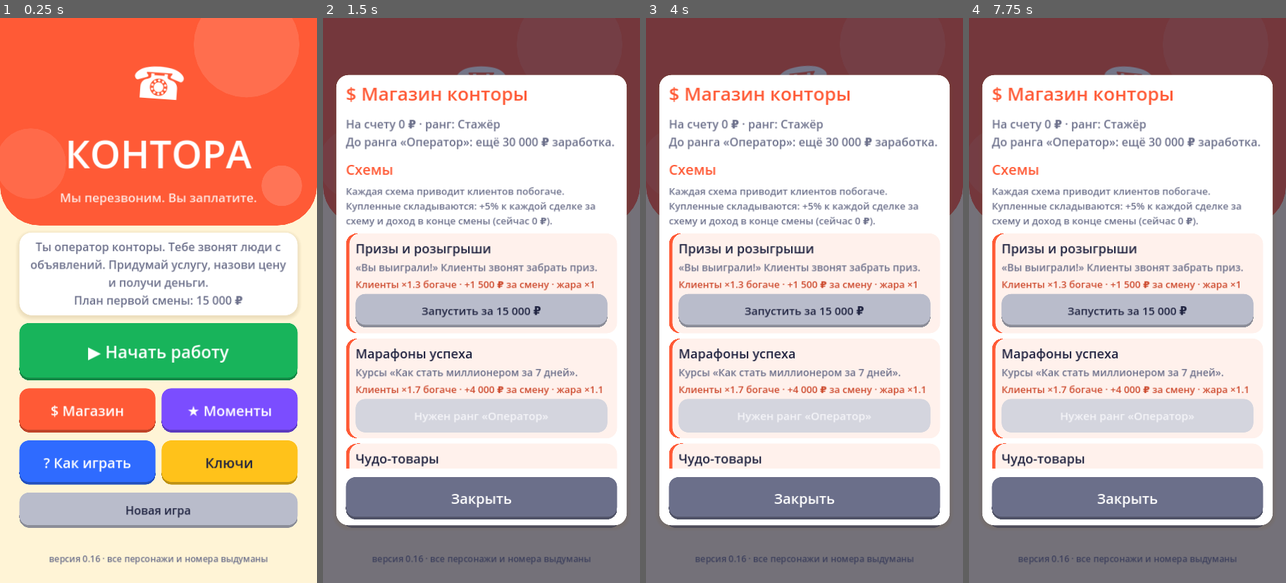
Above: before the commit, frames 1-4 (left to right).
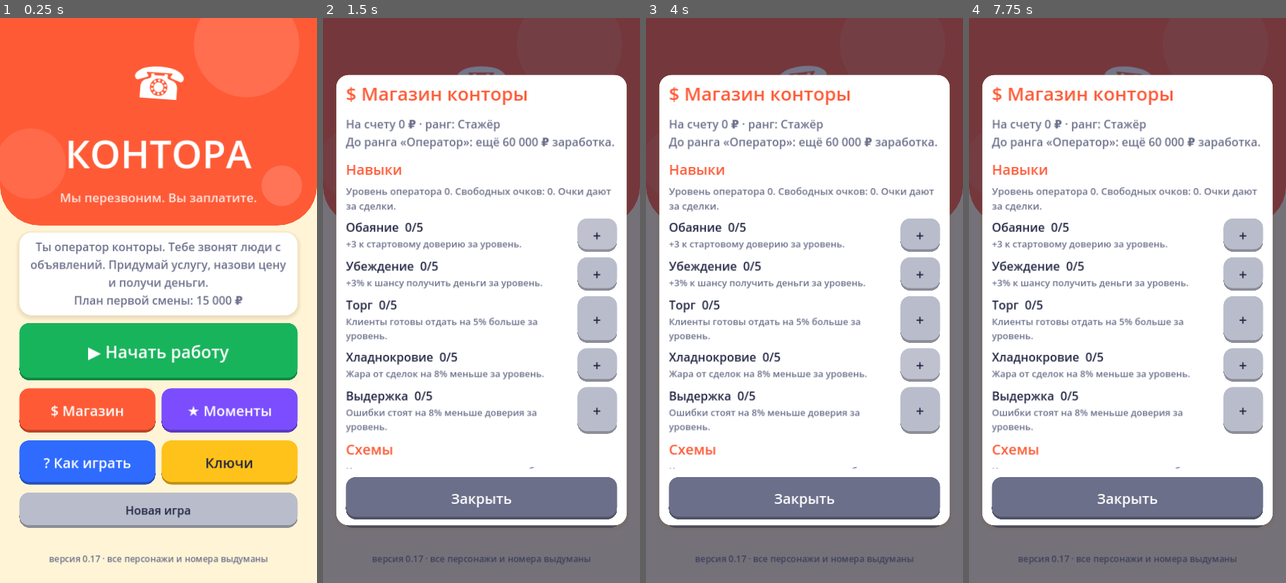
Above: after the commit, the same moments.

Repository: kokazolik/scumai
Game: Godot game, scene res://main.tscn
Two runs of this game, one before a commit and one after it. Both use one fixed random seed, a clock stepped at 60 frames per second and the inputs below.
Inputs (mouse positions are in pixels of both pictures, inside the frame that each line leads up to):
- Up to frame 1 (0.25 s): no input
- Up to frame 2 (1.5 s): click "$ Магазин" at 0.5 s; click (598, 232) at 1.25 s, where only the run after the commit has a clickable "+"
- Up to frame 3 (4 s): click (921, 272) at 2 s, where only the run after the commit has a clickable "+"; click (921, 317) at 2.75 s, where only the run after the commit has a clickable "+"; click (921, 362) at 3.5 s, where only the run after the commit has a clickable "+"
- Up to frame 4 (7.75 s): click (1244, 407) at 4.25 s, where only the run after the commit has a clickable "+"; click "▶ Начать работу" at 5 s; click "▶ Начать работу" at 5.75 s; click "? Как играть" at 6.5 s; click "? Как играть" at 7.25 s

The runs differ from the first frame. In frame 1, less than 0.1% of the frame differs, in the area x 30-32%, y 95-97%; in frame 2, 19%; in frame 3, 19%; in frame 4, 19%, in the area x 7-93%, y 21-97%.

Commit message:
v0.17: баланс на 20 часов, навыки, 8 рангов, 10 схем, финал «Король скама»
Co-Authored-By: Claude Opus 5.5 <noreply@anthropic.com>
Claude-Session: https://claude.ai/code/session_01Asjs6gV3ucSs4DgrwBz737

Diff:
--- a/scripts/desktop.gd
+++ b/scripts/desktop.gd
@@ -4,11 +4,11 @@
 ## переписка, поле ввода с микрофоном, кнопки), платёжный терминал,
 ## итоги смены с «прикольными моментами». Весь интерфейс собирается кодом.
 
-const VERSION := "0.16"
+const VERSION := "0.17"
 const SAVE_PATH := "user://save.cfg"
 const SHIFT_CALLS := 8       # звонков в смене
 const FIRST_QUOTA := 15000   # план первой смены, ₽
-const QUOTA_GROWTH := 1.3    # на сколько растёт план каждую выполненную смену
+const QUOTA_GROWTH := 1.08    # на сколько растёт план каждую выполненную смену
 const INPUT_MIN_H := 96
 const INPUT_MAX_H := 300
 
@@ -45,6 +45,9 @@
 var upgrades: Dictionary = {}  # купленные улучшения {id: уровень}
 var schemes: Array = ["repair"]  # купленные схемы
 var pay_methods: Array = ["card", "phone"]  # купленные способы оплаты
+var skills: Dictionary = {}    # навыки оператора {id: уровень}
+var play_seconds := 0.0
+var finale_shown := false
 var dictated_gift := ""
 var pinned_gift_btn: Button
 var cur_scheme: Dictionary = {}
@@ -159,7 +162,7 @@
 
 func _save() -> void:
 	var c := ConfigFile.new()
-	for k in ["balance", "deals", "shift", "quota", "shift_earned", "shift_calls", "total_calls", "best_shift", "shift_log", "last_moments", "earned_total", "heat", "raids", "upgrades", "schemes", "pay_methods"]:
+	for k in ["balance", "deals", "shift", "quota", "shift_earned", "shift_calls", "total_calls", "best_shift", "shift_log", "last_moments", "earned_total", "heat", "raids", "upgrades", "schemes", "pay_methods", "skills", "play_seconds", "finale_shown"]:
 		c.set_value("game", k, get(k))
 	c.save(SAVE_PATH)
 
@@ -168,7 +171,7 @@
 	var c := ConfigFile.new()
 	if c.load(SAVE_PATH) != OK:
 		return
-	for k in ["balance", "deals", "shift", "quota", "shift_earned", "shift_calls", "total_calls", "best_shift", "shift_log", "last_moments", "earned_total", "heat", "raids", "upgrades", "schemes", "pay_methods"]:
+	for k in ["balance", "deals", "shift", "quota", "shift_earned", "shift_calls", "total_calls", "best_shift", "shift_log", "last_moments", "earned_total", "heat", "raids", "upgrades", "schemes", "pay_methods", "skills", "play_seconds", "finale_shown"]:
 		if c.has_section_key("game", k):
 			set(k, c.get_value("game", k))
 
@@ -185,6 +188,7 @@
 	shift_earned = 0; shift_calls = 0; total_calls = 0; best_shift = 0
 	shift_log = []; last_moments = []
 	earned_total = 0; heat = 0; raids = 0; upgrades = {}; schemes = ["repair"]; pay_methods = ["card", "phone"]
+	skills = {}; play_seconds = 0.0; finale_shown = false
 	_clear_chat()
 	_save()
 	_update_balance()
@@ -447,8 +451,8 @@
 	else:
 		menu_play_btn.text = "▶ Начать работу"
 	if _has_progress():
-		menu_stats.text = "%s · смена %d · план %s / %s\nНа счету %s · сделок %d · жара %d%%\nСхем: %d · лучшая смена: %s" % [
-			_rank_name(), shift, _rub(shift_earned), _rub(quota), _rub(balance), deals, heat, schemes.size(), _rub(best_shift)]
+		menu_stats.text = "%s · ур. %d · смена %d\nПлан %s / %s · на счету %s\nСхем: %d · жара %d%% · в игре %d ч %d мин" % [
+			_rank_name(), Upgrades.operator_level(deals), shift, _rub(shift_earned), _rub(quota), _rub(balance), schemes.size(), heat, int(play_seconds / 3600.0), int(play_seconds / 60.0) % 60]
 	else:
 		menu_stats.text = "Ты оператор конторы. Тебе звонят люди с объявлений. Придумай услугу, назови цену и получи деньги.\nПлан первой смены: " + _rub(FIRST_QUOTA)
 
@@ -478,8 +482,10 @@
 • Списать можно только ту сумму, на которую клиент согласился.
 • Клиент может бросить трубку в любой момент.
 • Микрофон: с бесплатным ключом голоса (меню «Ключи») нажми, скажи фразу, нажми ещё раз, и она отправится. Без ключа откроется диктовка клавиатуры.
-• Жара растёт с каждой сделкой. На 100% будет облава и штраф. Пустые звонки и конец смены её сбивают.
+• Жара растёт с каждой сделкой. На 100% будет облава и штраф. Пустые звонки (−3%) и конец смены (−20%) её сбивают.
 • Способы оплаты из магазина (подарочные карты, криптокошелёк и дальше) позволяют брать суммы крупнее: просто предложи их клиенту в разговоре.
+• За сделки растёт уровень оператора и даются очки навыков (магазин, раздел «Навыки»).
+• Цель игры — стать Королём скама: заработать 80 000 000 ₽.
 • Деньги со счёта тратятся в магазине на новые схемы и улучшения. Схемы приводят клиентов богаче и складываются. Ранг растёт от заработка и открывает новые товары.
 • В конце смены вспомним самые смешные моменты."""
 	var l := _label(text, 26, C_INK, true)
@@ -966,7 +972,16 @@
 	var new_rank := Upgrades.rank_index(earned_total)
 	if new_rank > old_rank:
 		_add_note("★ Новый ранг: %s! В магазине открылись новые улучшения, клиенты стали богаче." % Upgrades.RANKS[new_rank]["name"], C_PURPLE, true)
-	_add_heat(int(round((5 + rub / 1000.0) * float(cur_scheme.get("heat", 1.0)) * float(Upgrades.method(method)["heat"]) * (1.0 - 0.25 * Upgrades.level(upgrades, "lawyer")))))
+	# Жара растёт медленнее суммы (логарифм), иначе на крупных схемах облава была бы после каждой сделки.
+	var h := (3.0 + 3.0 * log(1.0 + rub / 1000.0) / log(10.0)) * float(cur_scheme.get("heat", 1.0)) * float(Upgrades.method(method)["heat"])
+	h *= (1.0 - 0.2 * Upgrades.level(upgrades, "lawyer")) * (1.0 - 0.08 * _skill("cool"))
+	_add_heat(int(round(h)))
+	var lvl_before := Upgrades.operator_level(deals - 1)
+	if Upgrades.operator_level(deals) > lvl_before:
+		_add_note("▲ Уровень оператора %d! Получено очко навыка, потратьте его в магазине." % Upgrades.operator_level(deals), C_BLUE, true)
+	if new_rank == Upgrades.RANKS.size() - 1 and not finale_shown:
+		finale_shown = true
+		call_deferred("_show_finale")
 	_update_balance()
 	_bump(balance_label)
 	_save()
@@ -1087,14 +1102,25 @@
 
 ## Улучшения и ранг меняют звонок: стартовое доверие, шанс, штрафы, бюджет клиента.
 func _apply_upgrades(s: CallSession) -> void:
-	s.trust = clampi(s.trust + 6 * Upgrades.level(upgrades, "script"), 1, CallSession.MAX_TRUST)
-	s.roll_bonus = 8 * Upgrades.level(upgrades, "spoof")
-	s.neg_mult = 0.67 if Upgrades.level(upgrades, "acting") > 0 else 1.0
+	s.trust = clampi(s.trust + 5 * Upgrades.level(upgrades, "script") + 3 * _skill("charm"), 1, CallSession.MAX_TRUST)
+	s.roll_bonus = 5 * Upgrades.level(upgrades, "spoof") + 3 * _skill("persuade")
+	s.neg_mult = (1.0 - 0.2 * Upgrades.level(upgrades, "acting")) * (1.0 - 0.08 * _skill("patience"))
 	var mult: float = Upgrades.RANKS[Upgrades.rank_index(earned_total)]["mult"]
-	if Upgrades.level(upgrades, "office") > 0:
-		mult *= 1.3
-	mult *= float(cur_scheme.get("mult", 1.0)) * (1.0 + 0.05 * (schemes.size() - 1))  # схемы складываются
+	mult *= 1.0 + 0.15 * Upgrades.level(upgrades, "office")
+	mult *= 1.0 + 0.05 * _skill("bargain")
+	mult *= float(cur_scheme.get("mult", 1.0)) * (1.0 + 0.04 * (schemes.size() - 1))  # схемы складываются
 	s.budget = int(round(s.budget * mult / 500.0)) * 500
+
+
+func _skill(id: String) -> int:
+	return int(skills.get(id, 0))
+
+
+func _skill_points() -> int:
+	var spent := 0
+	for k in skills:
+		spent += int(skills[k])
+	return Upgrades.operator_level(deals) - spent
 
 
 ## Жара: каждая сделка привлекает внимание. На 100 — облава.
@@ -1120,6 +1146,18 @@
 	l.custom_minimum_size.x = 580
 	v.add_child(l)
 	v.add_child(_big_button("Работаем дальше", C_ACCENT, func(): m[0].queue_free(), 110))
+
+
+func _show_finale() -> void:
+	var m := _modal()
+	var v: VBoxContainer = m[1]
+	v.add_child(_label("♛ КОРОЛЬ СКАМА", 52, C_YELLOW.darkened(0.25), false, HORIZONTAL_ALIGNMENT_CENTER))
+	var h := int(play_seconds / 3600.0)
+	var mins := int(play_seconds / 60.0) % 60
+	var l := _label("Ты прошёл путь от стажёра до короля телефонного скама.\n\nЗаработано за игру: %s\nСделок: %d · звонков: %d · облав: %d\nВремя в игре: %d ч %d мин\n\nКонтора продолжает работать: можно играть дальше и скупить всё до конца." % [_rub(earned_total), deals, total_calls, raids, h, mins], 27, C_INK, true, HORIZONTAL_ALIGNMENT_CENTER)
+	l.custom_minimum_size.x = 580
+	v.add_child(l)
+	v.add_child(_big_button("Продолжить царствовать", C_GREEN, func(): m[0].queue_free(), 110))
 
 
 func _show_shop() -> void:
@@ -1147,8 +1185,31 @@
 		top.text = "На счету %s · ранг: %s%s" % [_rub(balance), Upgrades.RANKS[r]["name"], nxt]
 		for c in list.get_children():
 			c.queue_free()
+		var pts := _skill_points()
+		list.add_child(_label("Навыки", 32, C_ACCENT))
+		list.add_child(_label("Уровень оператора %d. Свободных очков: %d. Очки дают за сделки." % [Upgrades.operator_level(deals), pts], 22, C_MUTED, true))
+		for skd in Upgrades.SKILLS:
+			var sl := _skill(skd["id"])
+			var srow := HBoxContainer.new()
+			srow.add_theme_constant_override("separation", 10)
+			var sinfo := VBoxContainer.new()
+			sinfo.size_flags_horizontal = Control.SIZE_EXPAND_FILL
+			sinfo.add_child(_label("%s  %d/%d" % [skd["name"], sl, Upgrades.SKILL_MAX], 27, C_INK, true))
+			sinfo.add_child(_label(skd["desc"], 21, C_MUTED, true))
+			srow.add_child(sinfo)
+			var skid: String = skd["id"]
+			var plus := _big_button("+", C_BLUE if (pts > 0 and sl < Upgrades.SKILL_MAX) else Color("b9bccb"), func():
+				if _skill_points() <= 0 or _skill(skid) >= Upgrades.SKILL_MAX:
+					return
+				skills[skid] = _skill(skid) + 1
+				_save()
+				holder[0].call(), 76)
+			plus.custom_minimum_size.x = 90
+			plus.size_flags_horizontal = Control.SIZE_SHRINK_END
+			srow.add_child(plus)
+			list.add_child(srow)
 		list.add_child(_label("Схемы", 32, C_ACCENT))
-		list.add_child(_label("Каждая схема приводит клиентов побогаче. Купленные складываются: +5%% к каждой сделке за схему и доход в конце смены (сейчас %s)." % _rub(Upgrades.passive_income(schemes)), 22, C_MUTED, true))
+		list.add_child(_label("Каждая схема приводит клиентов побогаче. Купленные складываются: +4%% к бюджету клиентов за схему и доход в конце смены (сейчас %s)." % _rub(Upgrades.passive_income(schemes)), 22, C_MUTED, true))
 		for sc_item in Upgrades.SCHEMES:
 			if sc_item["price"] == 0:
 				continue
@@ -1467,7 +1528,8 @@
 	session = null
 	var ok := shift_earned >= quota
 	best_shift = maxi(best_shift, shift_earned)
-	var next_quota := int(round(quota * QUOTA_GROWTH / 500.0)) * 500 if ok else quota
+	# План растёт на 8%, но не меньше 60% от заработанного в этой смене, чтобы не отставать от игрока.
+	var next_quota := int(round(maxf(quota * QUOTA_GROWTH, shift_earned * 0.6) / 500.0)) * 500 if ok else quota
 	# Старые схемы приносят доход, только если смена вообще работала: весь при выполненном плане, половину иначе.
 	var passive := 0 if shift_earned <= 0 else (Upgrades.passive_income(schemes) if ok else Upgrades.passive_income(schemes) / 2)
 	if passive > 0:
@@ -1492,7 +1554,7 @@
 	dots.tween_property(wait, "modulate:a", 1.0, 0.5)
 
 	var log_copy := shift_log.duplicate(true)
-	heat = maxi(0, heat - 15)
+	heat = maxi(0, heat - 20)
 	# Сразу закрываем смену в сохранении, чтобы итог не потерялся при выходе.
 	if ok:
 		shift += 1
@@ -1601,6 +1663,8 @@
 
 
 func _process(_delta: float) -> void:
+	if menu and not menu.visible:
+		play_seconds += _delta
 	if recorder and recorder.recording:
 		var sec := int(recorder.elapsed())
 		status_label.text = "● Запись %d:%02d · нажмите микрофон, чтобы отправить" % [sec / 60, sec % 60]
--- a/scripts/upgrades.gd
+++ b/scripts/upgrades.gd
@@ -4,22 +4,41 @@
 ## Уровни улучшений хранятся в сохранении: {"id": уровень}.
 
 const LIST := [
-	{"id": "script", "name": "Методичка продаж", "desc": "Клиенты начинают разговор с доверием выше на 6 за уровень.", "prices": [6000, 18000], "rank": 0},
-	{"id": "coffee", "name": "Кофемашина", "desc": "+1 звонок в смене за уровень: больше шансов закрыть план.", "prices": [9000, 25000], "rank": 0},
-	{"id": "spoof", "name": "Подменный номер банка", "desc": "Шанс получить карту или перевод выше на 8% за уровень.", "prices": [12000, 32000], "rank": 1},
-	{"id": "lawyer", "name": "Свой адвокат", "desc": "Жара растёт на 25% медленнее за уровень.", "prices": [15000, 40000], "rank": 1},
-	{"id": "base", "name": "Слитая база клиентов", "desc": "Перед звонком видно, сколько у клиента денег и на что он ведётся.", "prices": [25000], "rank": 2},
-	{"id": "acting", "name": "Курсы актёрского мастерства", "desc": "Ошибки в разговоре стоят на треть меньше доверия.", "prices": [35000], "rank": 2},
-	{"id": "office", "name": "Офис в бизнес-центре", "desc": "Звонят клиенты побогаче: бюджет выше на 30%.", "prices": [60000], "rank": 3},
+	{"id": "script", "name": "Методичка продаж", "desc": "Клиенты начинают разговор с доверием выше на 5 за уровень.", "prices": [4000, 22000, 110000, 550000, 2750000], "rank": 0},
+	{"id": "coffee", "name": "Кофемашина", "desc": "+1 звонок в смене за уровень: больше шансов закрыть план.", "prices": [16000, 220000, 3300000], "rank": 0},
+	{"id": "spoof", "name": "Подменный номер банка", "desc": "Шанс получить деньги выше на 5% за уровень.", "prices": [27000, 165000, 1100000], "rank": 1},
+	{"id": "lawyer", "name": "Свой адвокат", "desc": "Жара растёт на 20% медленнее за уровень.", "prices": [33000, 275000, 2200000], "rank": 1},
+	{"id": "base", "name": "Слитая база клиентов", "desc": "Перед звонком видно, сколько у клиента денег и на что он ведётся.", "prices": [165000], "rank": 2},
+	{"id": "acting", "name": "Курсы актёрского мастерства", "desc": "Ошибки в разговоре стоят на 20% меньше доверия за уровень.", "prices": [220000, 1650000], "rank": 2},
+	{"id": "office", "name": "Офис побольше", "desc": "Звонят клиенты побогаче: бюджет +15% за уровень.", "prices": [825000, 4400000, 22000000], "rank": 3},
 ]
 
+## Навыки оператора. Очки дают за сделки (уровень = √(сделки × 2)), тратятся бесплатно.
+const SKILLS := [
+	{"id": "charm", "name": "Обаяние", "desc": "+3 к стартовому доверию за уровень."},
+	{"id": "persuade", "name": "Убеждение", "desc": "+3% к шансу получить деньги за уровень."},
+	{"id": "bargain", "name": "Торг", "desc": "Клиенты готовы отдать на 5% больше за уровень."},
+	{"id": "cool", "name": "Хладнокровие", "desc": "Жара от сделок на 8% меньше за уровень."},
+	{"id": "patience", "name": "Выдержка", "desc": "Ошибки стоят на 8% меньше доверия за уровень."},
+]
+const SKILL_MAX := 5
+
+
+static func operator_level(deals: int) -> int:
+	return int(sqrt(deals * 2.0))
+
+
 ## Ранги по всем деньгам, заработанным за игру. mult — во сколько раз богаче клиенты.
+## Последний ранг — финал игры (обычно 15-25 часов игры).
 const RANKS := [
 	{"name": "Стажёр", "earned": 0, "mult": 1.0},
-	{"name": "Оператор", "earned": 30000, "mult": 1.2},
-	{"name": "Старший оператор", "earned": 100000, "mult": 1.45},
-	{"name": "Начальник смены", "earned": 250000, "mult": 1.75},
-	{"name": "Директор конторы", "earned": 600000, "mult": 2.1},
+	{"name": "Оператор", "earned": 60000, "mult": 1.15},
+	{"name": "Старший оператор", "earned": 250000, "mult": 1.3},
+	{"name": "Начальник смены", "earned": 1000000, "mult": 1.5},
+	{"name": "Менеджер по продажам", "earned": 4000000, "mult": 1.7},
+	{"name": "Директор конторы", "earned": 12000000, "mult": 1.9},
+	{"name": "Владелец сети контор", "earned": 35000000, "mult": 2.1},
+	{"name": "Король скама", "earned": 80000000, "mult": 2.4},
 ]
 
 
@@ -44,29 +63,38 @@
 
 ## Схемы конторы, от дешёвых к прибыльным. Каждая купленная схема приводит своих клиентов
 ## (бюджет × mult, жара × heat), а все купленные схемы вместе складываются:
-## +5% к каждой сделке за каждую схему и пассивный доход в конце смены.
+## +4% к бюджету клиентов за каждую схему и пассивный доход в конце смены.
 const SCHEMES := [
 	{"id": "repair", "name": "Ремонт на дому", "price": 0, "rank": 0, "mult": 1.0, "heat": 1.0, "passive": 0,
 		"desc": "Стартовая схема: объявления «Ремонт любой техники».",
 		"premise": "объявление о ремонте техники на дому или похожая бытовая услуга"},
-	{"id": "prize", "name": "Призы и розыгрыши", "price": 15000, "rank": 0, "mult": 1.3, "heat": 1.0, "passive": 1500,
+	{"id": "prize", "name": "Призы и розыгрыши", "price": 13000, "rank": 0, "mult": 1.3, "heat": 1.0, "passive": 500,
 		"desc": "«Вы выиграли!» Клиенты звонят забрать приз.",
 		"premise": "сообщение, что он выиграл приз в розыгрыше, и теперь звонит его забрать"},
-	{"id": "courses", "name": "Марафоны успеха", "price": 35000, "rank": 1, "mult": 1.7, "heat": 1.1, "passive": 4000,
+	{"id": "courses", "name": "Марафоны успеха", "price": 49000, "rank": 1, "mult": 1.7, "heat": 1.05, "passive": 1500,
 		"desc": "Курсы «Как стать миллионером за 7 дней».",
 		"premise": "реклама курса или марафона успеха от инфобизнесмена"},
-	{"id": "gadgets", "name": "Чудо-товары", "price": 70000, "rank": 1, "mult": 2.2, "heat": 1.15, "passive": 8000,
+	{"id": "gadgets", "name": "Чудо-товары", "price": 137000, "rank": 2, "mult": 2.1, "heat": 1.1, "passive": 4000,
 		"desc": "Магнитные браслеты, пояса для похудения, «квантовые» фильтры.",
 		"premise": "телемагазин с чудо-товаром: браслет от всех болезней, пояс для похудения и т. п."},
-	{"id": "lottery", "name": "Наследство из-за границы", "price": 140000, "rank": 2, "mult": 3.0, "heat": 1.3, "passive": 16000,
+	{"id": "healer", "name": "Потомственные целители", "price": 330000, "rank": 2, "mult": 2.6, "heat": 1.15, "passive": 9000,
+		"desc": "Снятие порчи по телефону, заряженная вода, обереги.",
+		"premise": "реклама потомственной целительницы, которая снимает порчу и сглаз по телефону"},
+	{"id": "lottery", "name": "Наследство из-за границы", "price": 825000, "rank": 3, "mult": 3.25, "heat": 1.2, "passive": 22000,
 		"desc": "Дальний родственник оставил миллионы, осталось оплатить пошлину.",
 		"premise": "письмо о наследстве от дальнего заграничного родственника"},
-	{"id": "crypto", "name": "Крипто-инвестиции", "price": 300000, "rank": 3, "mult": 4.2, "heat": 1.45, "passive": 35000,
+	{"id": "crypto", "name": "Крипто-инвестиции", "price": 2200000, "rank": 4, "mult": 4.0, "heat": 1.3, "passive": 55000,
 		"desc": "Монета «КонтораКоин» вырастет в 1000 раз. Обязательно.",
 		"premise": "реклама инвестиций в новую криптовалюту с гарантированной доходностью"},
-	{"id": "moon", "name": "Участки на Луне", "price": 650000, "rank": 4, "mult": 6.0, "heat": 1.6, "passive": 80000,
-		"desc": "Элитная недвижимость с видом на Землю. Вершина карьеры.",
+	{"id": "fund", "name": "Инвестфонд «Пирамидон»", "price": 5500000, "rank": 5, "mult": 4.9, "heat": 1.4, "passive": 140000,
+		"desc": "Доходность 300% годовых, приведи друга и получи бонус.",
+		"premise": "реклама инвестиционного фонда с огромной доходностью и бонусами за друзей"},
+	{"id": "moon", "name": "Участки на Луне", "price": 13750000, "rank": 6, "mult": 6.0, "heat": 1.5, "passive": 350000,
+		"desc": "Элитная недвижимость с видом на Землю.",
 		"premise": "реклама продажи элитных участков на Луне с видом на Землю"},
+	{"id": "mars", "name": "Билеты на Марс", "price": 33000000, "rank": 6, "mult": 7.25, "heat": 1.6, "passive": 850000,
+		"desc": "Первый рейс колонистов. Мест мало, бронь только сегодня.",
+		"premise": "реклама продажи билетов на первый пассажирский рейс на Марс"},
 ]
 
 
@@ -109,22 +137,22 @@
 		"desc": "Клиент присылает номер карты, деньги списываешь в терминале."},
 	{"id": "phone", "name": "Перевод по номеру", "price": 0, "rank": 0, "cap": 1.0, "chance": 0, "heat": 1.0, "words": "",
 		"desc": "Диктуешь наш номер, клиент переводит сам."},
-	{"id": "gift", "name": "Подарочные карты", "price": 20000, "rank": 1, "cap": 1.8, "chance": -8, "heat": 0.7,
+	{"id": "gift", "name": "Подарочные карты", "price": 66000, "rank": 1, "cap": 1.4, "chance": -6, "heat": 0.7,
 		"words": "подароч|сертификат|гифт|gift",
 		"act": "купил(а) подарочные карты на эту сумму и сейчас продиктуешь коды (сами коды не пиши)",
-		"desc": "Клиент покупает подарочные карты и диктует коды. Суммы до ×1.8, жара ниже."},
-	{"id": "crypto", "name": "Криптокошелёк", "price": 60000, "rank": 2, "cap": 2.6, "chance": -12, "heat": 0.6,
+		"desc": "Клиент покупает подарочные карты и диктует коды. Суммы до ×1.4, жара ниже."},
+	{"id": "crypto", "name": "Криптокошелёк", "price": 385000, "rank": 2, "cap": 1.8, "chance": -9, "heat": 0.6,
 		"words": "крипт|биткоин|bitcoin|usdt|тезер|кошел[её]к|блокчейн",
 		"act": "перевёл(а) деньги на криптокошелёк",
-		"desc": "Клиент покупает крипту и переводит на наш кошелёк. Суммы до ×2.6, следов почти нет."},
-	{"id": "safe", "name": "«Безопасный счёт»", "price": 150000, "rank": 3, "cap": 4.0, "chance": -18, "heat": 1.4,
+		"desc": "Клиент покупает крипту и переводит на наш кошелёк. Суммы до ×1.8, следов почти нет."},
+	{"id": "safe", "name": "«Безопасный счёт»", "price": 1650000, "rank": 4, "cap": 2.3, "chance": -13, "heat": 1.4,
 		"words": "безопасн\\S* сч[её]т|резервн\\S* сч[её]т|защищ[её]нн\\S* сч[её]т",
 		"act": "перевёл(а) все сбережения на этот счёт",
-		"desc": "Клиент «спасает» все сбережения на наш счёт. Суммы до ×4, но жара выше."},
-	{"id": "loan", "name": "Кредит на клиента", "price": 320000, "rank": 4, "cap": 6.0, "chance": -25, "heat": 1.8,
+		"desc": "Клиент «спасает» все сбережения на наш счёт. Суммы до ×2.3, но жара выше."},
+	{"id": "loan", "name": "Кредит на клиента", "price": 6600000, "rank": 5, "cap": 2.8, "chance": -17, "heat": 1.8,
 		"words": "кредит|займ|за[её]м",
 		"act": "оформил(а) кредит и перевёл(а) деньги",
-		"desc": "Клиент берёт кредит и переводит его нам. Суммы до ×6, уговорить труднее всех."},
+		"desc": "Клиент берёт кредит и переводит его нам. Суммы до ×2.8, уговорить труднее всех."},
 ]
 
 
--- /dev/null
+++ b/tools/balance_design.json
@@ -0,0 +1,220 @@
+{
+ "quota_growth": 1.08,
+ "quota_follow": 0.6,
+ "ranks": [
+  {
+   "name": "Стажёр",
+   "earned": 0,
+   "mult": 1.0
+  },
+  {
+   "name": "Оператор",
+   "earned": 60000,
+   "mult": 1.15
+  },
+  {
+   "name": "Старший оператор",
+   "earned": 250000,
+   "mult": 1.3
+  },
+  {
+   "name": "Начальник смены",
+   "earned": 1000000,
+   "mult": 1.5
+  },
+  {
+   "name": "Менеджер по продажам",
+   "earned": 4000000,
+   "mult": 1.7
+  },
+  {
+   "name": "Директор конторы",
+   "earned": 12000000,
+   "mult": 1.9
+  },
+  {
+   "name": "Владелец сети контор",
+   "earned": 35000000,
+   "mult": 2.1
+  },
+  {
+   "name": "Король скама",
+   "earned": 100000000,
+   "mult": 2.4
+  }
+ ],
+ "schemes": [
+  {
+   "id": "repair",
+   "price": 0,
+   "rank": 0,
+   "mult": 1.0,
+   "passive": 0
+  },
+  {
+   "id": "prize",
+   "price": 13000,
+   "rank": 0,
+   "mult": 1.31,
+   "passive": 800
+  },
+  {
+   "id": "courses",
+   "price": 49000,
+   "rank": 1,
+   "mult": 1.69,
+   "passive": 2500
+  },
+  {
+   "id": "gadgets",
+   "price": 137000,
+   "rank": 2,
+   "mult": 2.12,
+   "passive": 7000
+  },
+  {
+   "id": "healer",
+   "price": 330000,
+   "rank": 2,
+   "mult": 2.62,
+   "passive": 16000
+  },
+  {
+   "id": "lottery",
+   "price": 825000,
+   "rank": 3,
+   "mult": 3.25,
+   "passive": 40000
+  },
+  {
+   "id": "crypto",
+   "price": 2200000,
+   "rank": 4,
+   "mult": 4.0,
+   "passive": 100000
+  },
+  {
+   "id": "fund",
+   "price": 5500000,
+   "rank": 5,
+   "mult": 4.88,
+   "passive": 250000
+  },
+  {
+   "id": "moon",
+   "price": 13750000,
+   "rank": 6,
+   "mult": 6.0,
+   "passive": 600000
+  },
+  {
+   "id": "mars",
+   "price": 33000000,
+   "rank": 6,
+   "mult": 7.25,
+   "passive": 1400000
+  }
+ ],
+ "methods": [
+  {
+   "id": "card",
+   "price": 0,
+   "rank": 0,
+   "cap": 1.0,
+   "chance": 0
+  },
+  {
+   "id": "gift",
+   "price": 66000,
+   "rank": 1,
+   "cap": 1.4,
+   "chance": -6
+  },
+  {
+   "id": "crypto",
+   "price": 385000,
+   "rank": 2,
+   "cap": 1.8,
+   "chance": -9
+  },
+  {
+   "id": "safe",
+   "price": 1650000,
+   "rank": 4,
+   "cap": 2.3,
+   "chance": -13
+  },
+  {
+   "id": "loan",
+   "price": 6600000,
+   "rank": 5,
+   "cap": 2.8,
+   "chance": -17
+  }
+ ],
+ "upgrades": [
+  {
+   "id": "script",
+   "rank": 0,
+   "prices": [
+    4000,
+    22000,
+    110000,
+    550000,
+    2750000
+   ]
+  },
+  {
+   "id": "coffee",
+   "rank": 0,
+   "prices": [
+    16000,
+    220000,
+    3300000
+   ]
+  },
+  {
+   "id": "spoof",
+   "rank": 1,
+   "prices": [
+    27000,
+    165000,
+    1100000
+   ]
+  },
+  {
+   "id": "lawyer",
+   "rank": 1,
+   "prices": [
+    33000,
+    275000,
+    2200000
+   ]
+  },
+  {
+   "id": "base",
+   "rank": 2,
+   "prices": [
+    165000
+   ]
+  },
+  {
+   "id": "acting",
+   "rank": 2,
+   "prices": [
+    220000,
+    1650000
+   ]
+  },
+  {
+   "id": "office",
+   "rank": 3,
+   "prices": [
+    825000,
+    4400000,
+    22000000
+   ]
+  }
+ ],
+ "skills": {}
+}
Not shown, changed: export_presets.cfg
Not shown, added: tools/.gdignore
Not shown, removed: apk/kontora-0.16.apk
Not shown, added: apk/kontora-0.17.apk
